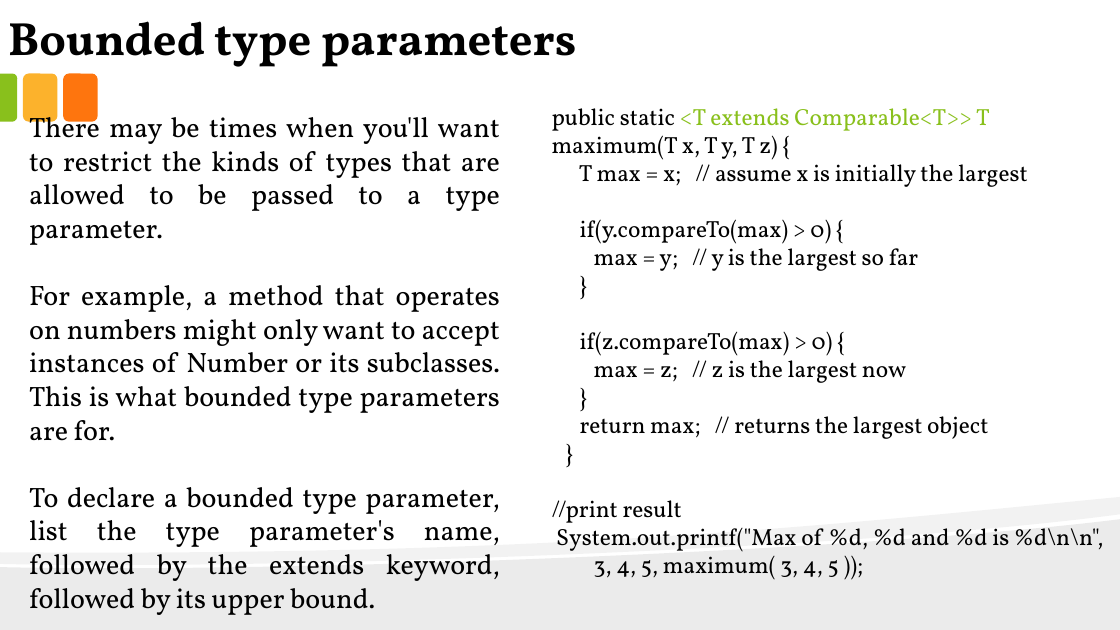
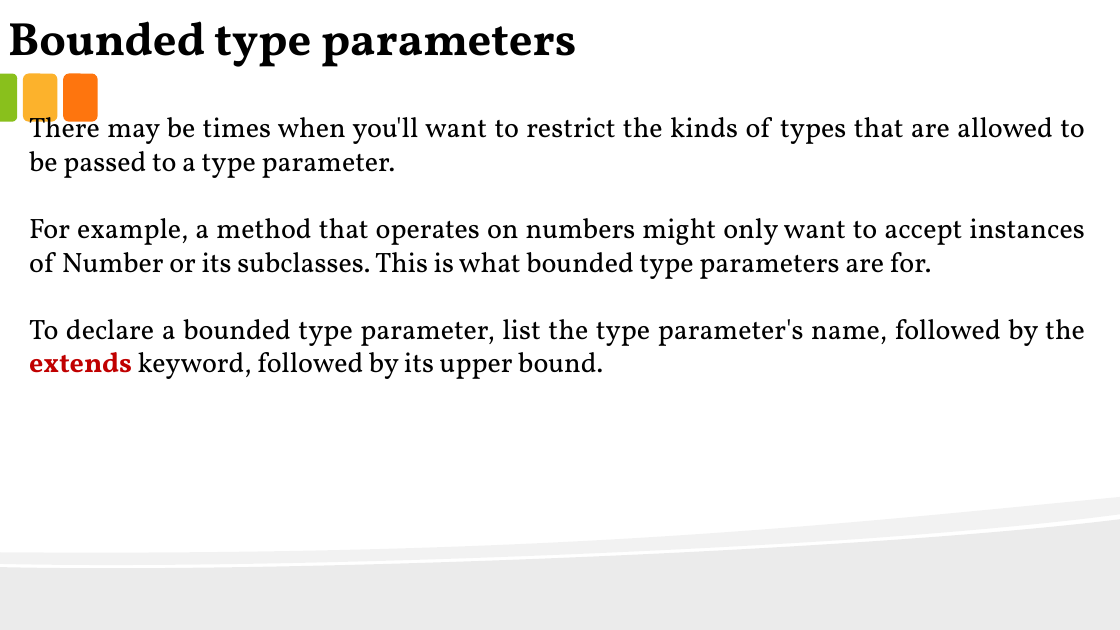
Before and after one commit to anirudhagaikwad/Java_Programming, a slide deck: slide 7 of Java_PPT/#14_Generics.pptx (slide 4 before the commit). Drawn at 1120x630 pixels with LibreOffice and Linux fonts; fonts in the diff are those of the drawing. Boxes give left, top, right and bottom in pixels: in the first picture for what was removed or moved away, otherwise in the second. Text is boxed around its words. In the diff, an @@ line names an element or a change of style, - is before the commit and + after.

```diff
--- a/Java_PPT/#14_Generics.pptx
+++ b/Java_PPT/#14_Generics.pptx
@@ text removed at [552, 108, 1104, 580] @@
-public static <T extends Comparable<T>> T maximum(T x, T y, T z) {
-T max = x; // assume x is initially the largest
-if(y.compareTo(max) > 0) {
-max = y; // y is the largest so far
-}
-if(z.compareTo(max) > 0) {
-max = z; // z is the largest now
-}
-return max; // returns the largest object
-}
-//print result
-System.out.printf("Max of %d, %d and %d is %d\n\n",
-3, 4, 5, maximum( 3, 4, 5 ));
@@ text at [29, 319, 1085, 379]: text colour #000000 to #C00000, bold on in "extends" @@
```
Also in this commit, not shown: 7 other slides changed, 7 slides added, 4 slides removed, 5 other files.
